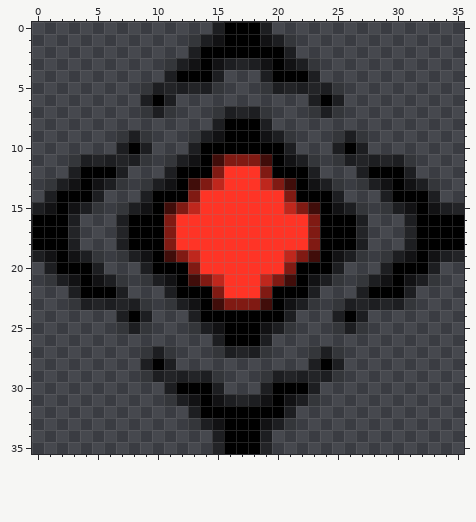
Two states of a pixel-art sprite, Common/UI/Cursor/CursorSprites/Ready3Cursor.png. The picture above is the old version.
The file is 36x36 pixels.
Once edited:
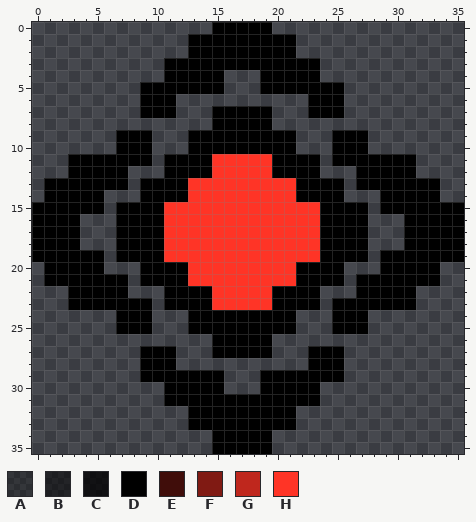
Palette (. is transparent): A #00000040  B #00000080  C #000000bf  D #000000  E #400d0a  F #801a13  G #bf271d  H #ff3426
The exact change:
The edit turns colour A into colour D in row 1 at x 13 and 21; in row 3 at x 11 and 23; in row 5 at x 9, 15, 19 and 25; in row 7 at x 9, 11, 15, 19, 23 and 25; in row 9 at x 7, 9, 13, 21, 25 and 27; in row 11 at x 3, 9, 11, 23, 25 and 31.
The edit turns colour A into colour D in row 13 at x 1, 7, 9, 25, 27 and 33; in row 15 at x 5, 7, 27 and 29; in row 19 at x 5, 7, 27 and 29; in row 21 at x 1, 7, 9, 25, 27 and 33; in row 23 at x 3, 9, 11, 23, 25 and 31; in row 25 at x 7, 9, 13, 21, 25 and 27.
The edit turns colour A into colour D in row 27 at x 9, 11, 15, 19, 23 and 25; in row 29 at x 9, 15, 19 and 25; in row 31 at x 11 and 23; in row 33 at x 13 and 21.
The edit turns colour B into colour D in row 0 at x 15 and 19; in row 1 at x 14 and 20; in row 2 at x 13 and 21; in row 3 at x 12, 16 to 18 and 22; in row 4 at x 11, 15, 19 and 23; in row 5 at x 10 to 14 and 20 to 24.
The edit turns colour B into colour D in row 6 at x 9, 11, 23 and 25; in row 7 at x 10, 16 to 18 and 24; in row 8 at x 15 and 19; in row 9 at x 8, 14, 20 and 26; in row 10 at x 7, 9, 13, 21, 25 and 27; in row 11 at x 4 to 8, 12, 22 and 26 to 30.
The edit turns colour B into colour D in row 12 at x 3, 7, 11, 23, 27 and 31; in row 13 at x 2, 6, 10, 24, 28 and 32; in row 14 at x 1, 5, 9, 25, 29 and 33; in row 15 at x 0, 4, 8, 26, 30 and 34 to 35; in rows 16 to 18 at x 3, 7, 27 and 31; in row 19 at x 0, 4, 8, 26, 30 and 34 to 35.
The edit turns colour B into colour D in row 20 at x 1, 5, 9, 25, 29 and 33; in row 21 at x 2, 6, 10, 24, 28 and 32; in row 22 at x 3, 7, 11, 23, 27 and 31; in row 23 at x 4 to 8, 12, 22 and 26 to 30; in row 24 at x 7, 9, 13, 21, 25 and 27; in row 25 at x 8, 14, 20 and 26.
The edit turns colour B into colour D in row 26 at x 15 and 19; in row 27 at x 10, 16 to 18 and 24; in row 28 at x 9, 11, 23 and 25; in row 29 at x 10 to 14 and 20 to 24; in row 30 at x 11, 15, 19 and 23; in row 31 at x 12, 16 to 18 and 22.
The edit turns colour B into colour D in row 32 at x 13 and 21; in row 33 at x 14 and 20; in rows 34 to 35 at x 15 and 19.
The edit turns colour C into colour D in row 1 at x 15 and 19; in row 3 at x 13, 15, 19 and 21; in row 9 at x 15 and 19; in row 11 at x 13 and 21; in row 13 at x 3, 5, 11, 23, 29 and 31; in row 15 at x 1, 3, 9, 25, 31 and 33.
The edit turns colour C into colour D in row 19 at x 1, 3, 9, 25, 31 and 33; in row 21 at x 3, 5, 11, 23, 29 and 31; in row 23 at x 13 and 21; in row 25 at x 15 and 19; in row 31 at x 13, 15, 19 and 21; in row 33 at x 15 and 19.
The edit turns colour E into colour H in row 11 at x 15 and 19; in row 13 at x 13 and 21; in row 15 at x 11 and 23; in row 19 at x 11 and 23; in row 21 at x 13 and 21; in row 23 at x 15 and 19.
The edit turns colour F into colour H in row 11 at x 16 to 18; in row 12 at x 15 and 19; in row 13 at x 14 and 20; in row 14 at x 13 and 21; in row 15 at x 12 and 22; in rows 16 to 18 at x 11 and 23.
The edit turns colour F into colour H in row 19 at x 12 and 22; in row 20 at x 13 and 21; in row 21 at x 14 and 20; in row 22 at x 15 and 19; in row 23 at x 16 to 18.
The edit turns colour G into colour H in row 13 at x 15 and 19; in row 15 at x 13 and 21; in row 19 at x 13 and 21; in row 21 at x 15 and 19.
Boxes around the changes in both pictures, in picture pixels (x1, y1, x2, y2):
changed: (32, 22, 464, 454)
